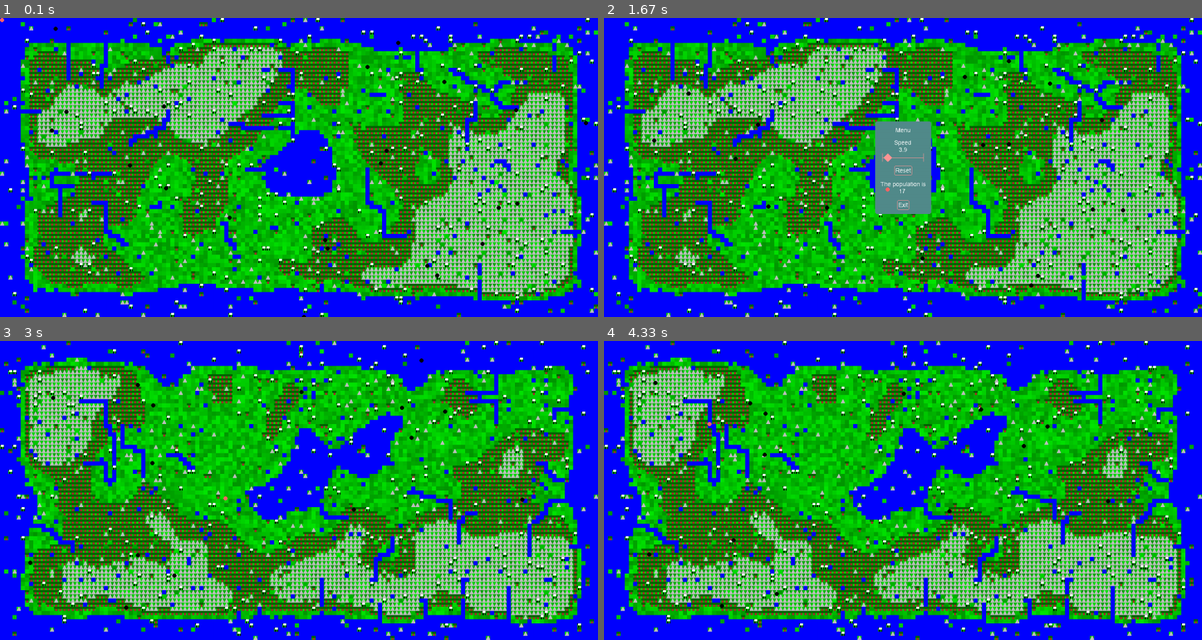
Above: before the commit, frames 1-4 (two rows, left to right).
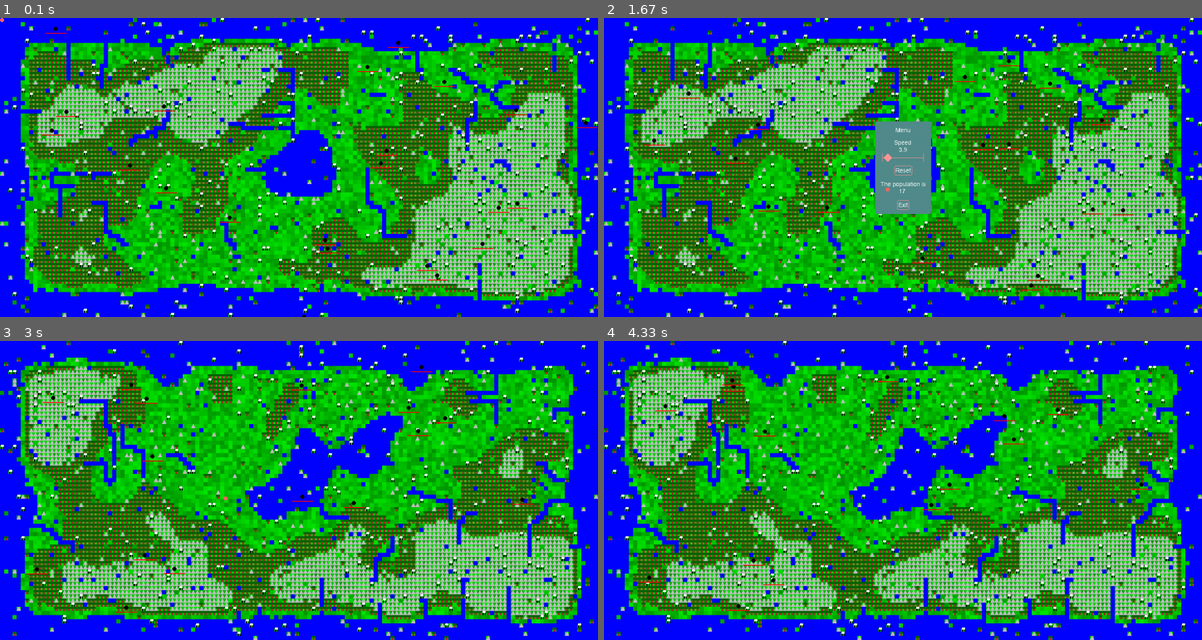
Above: after the commit, the same moments.

Repository: briankardon/GenesisIsland
Game: pygame game, started from genisis_island.py
The game is run twice, just before and just after one commit, with the same random seed, the same clock (stepped at 60 frames per second) and the same inputs.
Inputs (mouse positions are in pixels of both pictures, inside the frame that each line leads up to):
- Up to frame 1 (0.1 s): no input
- Up to frame 2 (1.67 s): hold Right 0.33-0.8 s; tap Space at 0.83 s; click (891, 158) at 1.22 s; press the mouse at (891, 158) at 1.53 s; move the mouse to (885, 188) at 1.63 s
- Up to frame 3 (3 s): release the mouse at (275, 544) at 1.77 s; press the mouse at (299, 493) at 1.87 s; move the mouse to (316, 457) at 1.97 s; release the mouse at (340, 421) at 2.1 s; press the mouse at (299, 493) at 2.2 s; move the mouse to (209, 448) at 2.3 s; release the mouse at (119, 400) at 2.43 s; press the mouse at (299, 526) at 2.53 s; move the mouse to (281, 517) at 2.63 s; release the mouse at (263, 505) at 2.77 s; press the mouse at (299, 493) at 2.87 s; move the mouse to (227, 496) at 2.97 s
- Up to frame 4 (4.33 s): release the mouse at (753, 502) at 3.1 s; press the mouse at (903, 526) at 3.2 s; move the mouse to (1016, 454) at 3.3 s; release the mouse at (1130, 379) at 3.43 s; press the mouse at (903, 493) at 3.53 s; move the mouse to (807, 457) at 3.63 s; release the mouse at (711, 424) at 3.77 s; tap Space at 3.83, 4.17 s

The runs differ from the first frame. In frame 1, 0.3% of the frame differs, in the area x 6-100%, y 4-88%; in frame 2, 0.3%; in frame 3, 0.5%; in frame 4, 0.5%, in the area x 5-92%, y 11-91%.

Commit message:
made loading screen

Diff:
--- a/genisis_island.py
+++ b/genisis_island.py
@@ -9,6 +9,17 @@
 Clock=pygame.time.Clock()
 import time
 while True:
+    my_font = pygame.font.SysFont('Comic Sans MS', 50)
+    width=1440
+    height=720
+    screen=pygame.display.set_mode((width, height))
+    screen.fill('blue')
+    for event in pygame.event.get():
+        pass
+    text_surface=my_font.render('loading...', False, (255, 255, 255))
+    screen.blit(text_surface, (470,335))
+    pygame.display.flip()
+    Clock=pygame.time.Clock()
     def goodrand(which,*args):
         ret=[]
         for bleh in range(len(args)):
@@ -54,6 +65,7 @@
             self.resources=[]
             self.y=y
             self.speed=1
+            self.life=100
             self.board=board
             self.cooldown=0
             self.gox=self.x-int(choice(['20','-20']))
@@ -97,8 +109,11 @@
             return kill
         def draw(self,surface):
             pygame.draw.circle(surface,'black',(self.x,self.y),5)
+            pygame.draw.line(surface,'red',(self.x-25,self.y+10),((self.x-25)+(self.life/2),self.y+10),2)
         def harvest(self):
-            pass
+            for bleh in range(len(self.board.resources)):
+                self.resources.append(self.board.resources[bleh])
+            return self.board
     class Controls:
         def menu(font,backgroundcolor,title,screen,*options):
             screen.fill(backgroundcolor)
@@ -161,7 +176,6 @@
     width=width_in_tiles * Tile.size
     height=height_in_tiles * Tile.size
 
-    screen=pygame.display.set_mode((width, height))
     board = []
     tiles = pygame.sprite.Group()
     first=1
@@ -176,7 +190,6 @@
     for r in range(30):
         length = goodrand('randint', *zip(river_lengths, river_length_probs))
         map = riverify(map, length=100)
-
     for bleh in range(width_in_tiles):
         board.append([])
         for bluh in range(height_in_tiles):
@@ -340,7 +353,8 @@
                 elif event.key==pygame.K_SPACE and space==0:
                     space=1
             if event.type==pygame.MOUSEBUTTONDOWN:
-                pass
+                if space==0:
+                    peeps.append(Entity(x,y,board))
                 ##dude=Pathfinder(board,x,y,yx,yy)
             menu.handle_event(event)
         key=pygame.key.get_pressed()
